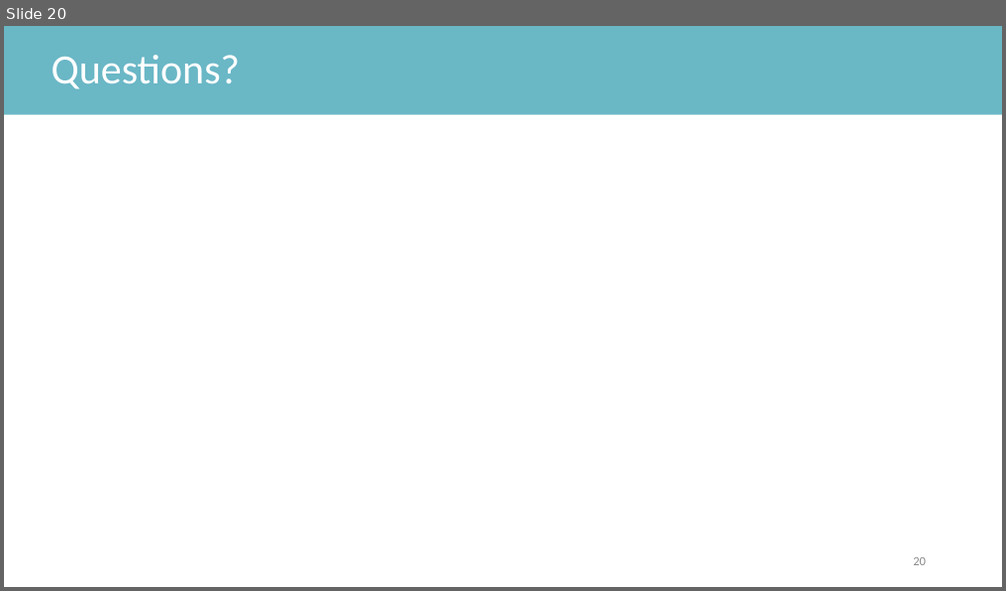
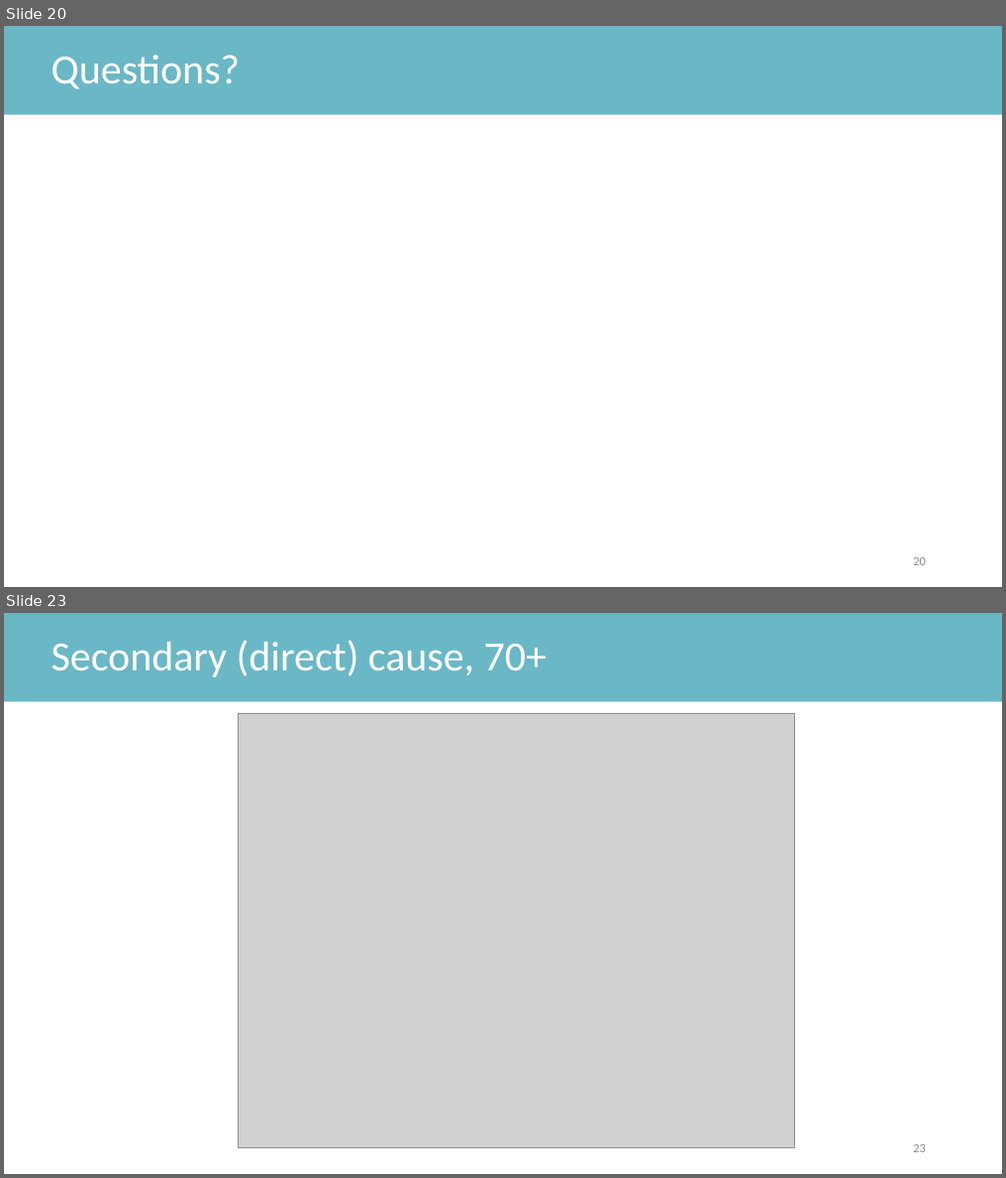
Before and after one commit to anthonyhauser/causes-of-deaths, a slide deck: slides/presentation_causes_of_deaths_20250109.pptx. Shown one above the other, each under a label of ours: slide 20 before the commit, slides 20 and 23 after it; the slides between them are not shown. The pictures are 1006x591 and 1006x1178 pixels, drawn with LibreOffice and Linux fonts; fonts in the diff are those of the drawing; grey boxes stand for pictures. Boxes give left, top, right and bottom in pixels: in the first picture for what was removed or moved away, otherwise in the second. Text is boxed around its words. In the diff, an @@ line names an element or a change of style, - is before the commit and + after.

```diff
--- a/slides/presentation_causes_of_deaths_20250109.pptx
+++ b/slides/presentation_causes_of_deaths_20250109.pptx
@@ slide 23 added at (x1=4, y1=613, x2=1002, y2=1174), background #FFFFFF @@
@@ rectangle added at (x1=4, y1=613, x2=1002, y2=701), fill #6AB7C6, 40 pt, text #FFFFFF @@
+Secondary (direct) cause, 70+
@@ picture added at (x1=238, y1=713, x2=795, y2=1149) @@
@@ page number added at (x1=913, y1=1145, x2=926, y2=1153), 12 pt, text #8C8C8C @@
+23
```
Also in this commit, not shown: 9 other slides added, 25 other files.
